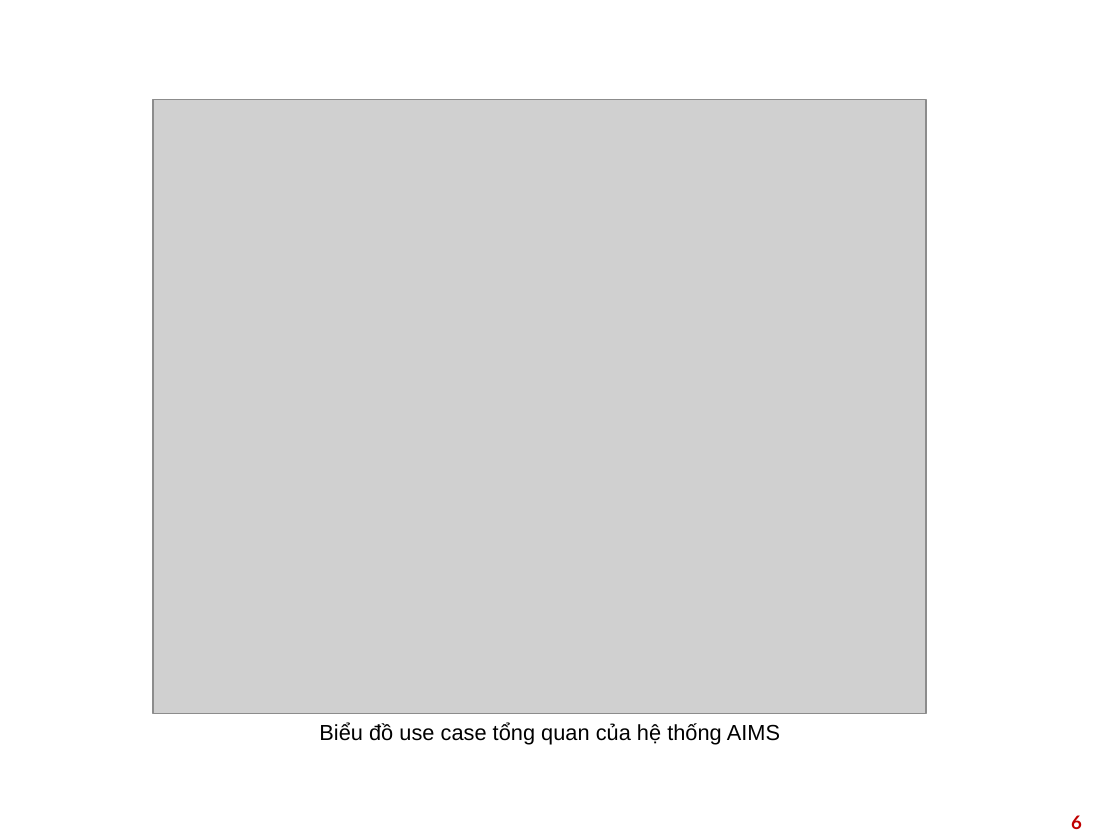
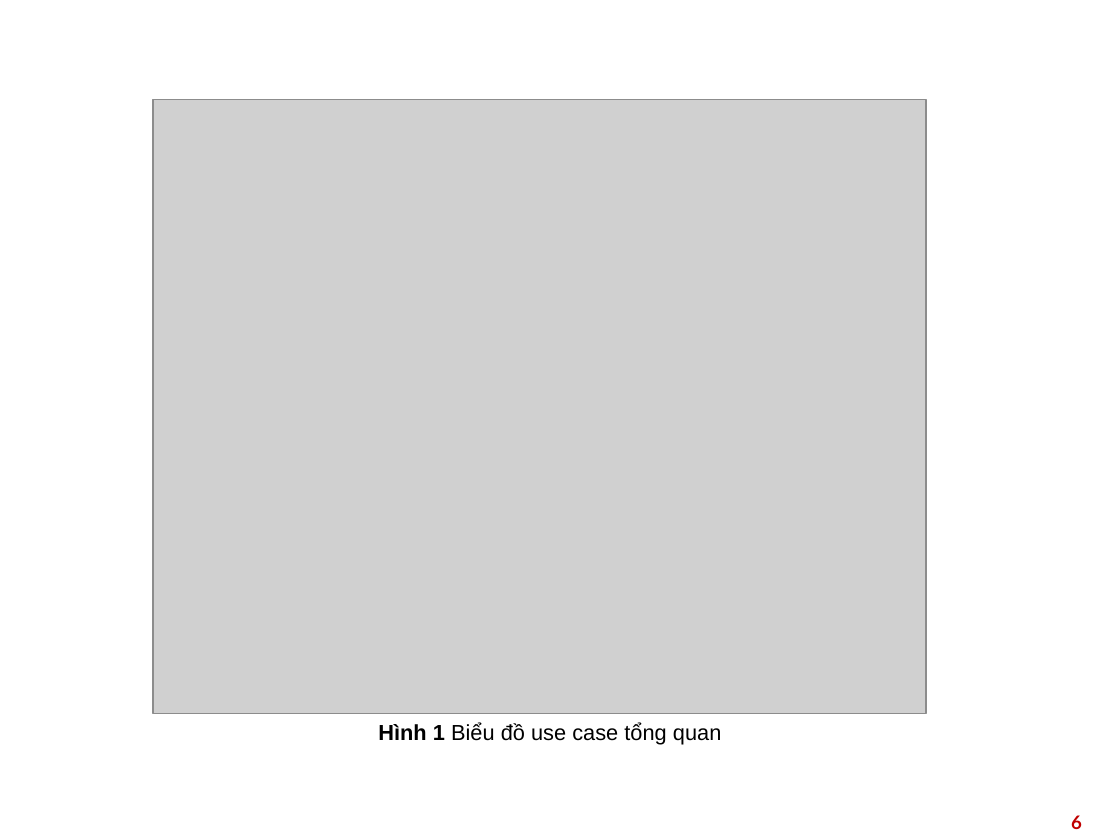
Before and after one commit to HieuPham2000/DP.20212.03, a slide deck: slide 6 of presentation/Design_Pattern_Slide.pptx. Drawn at 1120x840 pixels with LibreOffice and Linux fonts; fonts in the diff are those of the drawing; grey boxes stand for pictures; background and template pictures are left out. Boxes give left, top, right and bottom in pixels: in the first picture for what was removed or moved away, otherwise in the second. Text is boxed around its words. In the diff, an @@ line names an element or a change of style, - is before the commit and + after.

```diff
--- a/presentation/Design_Pattern_Slide.pptx
+++ b/presentation/Design_Pattern_Slide.pptx
@@ text at <box>378,723,722,745</box>: text changed @@
-Biểu đồ use case tổng quan của hệ thống AIMS
+Hình 1 Biểu đồ use case tổng quan
```
Also in this commit, not shown: 3 other slides changed, 5 slides added, 1 slide removed.
